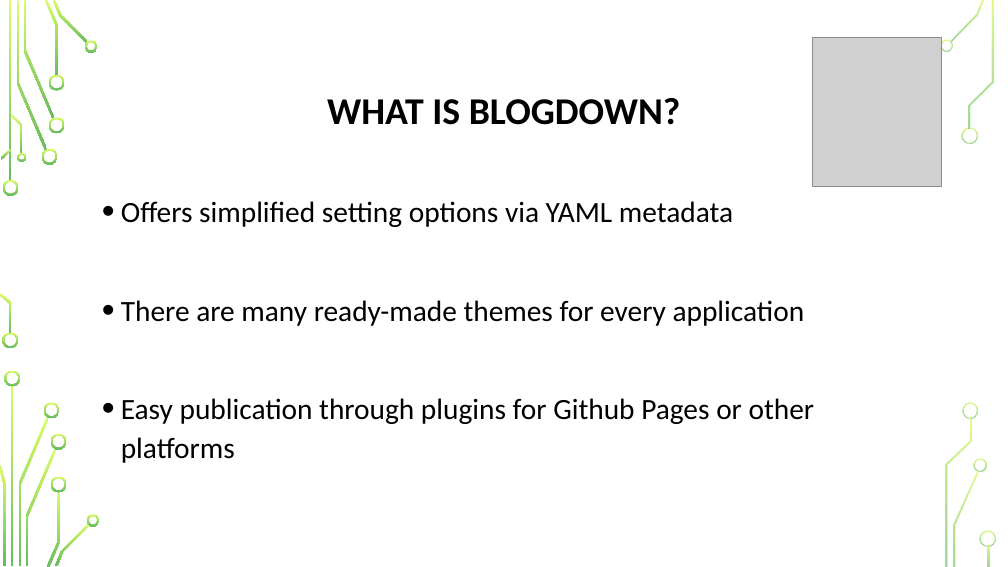
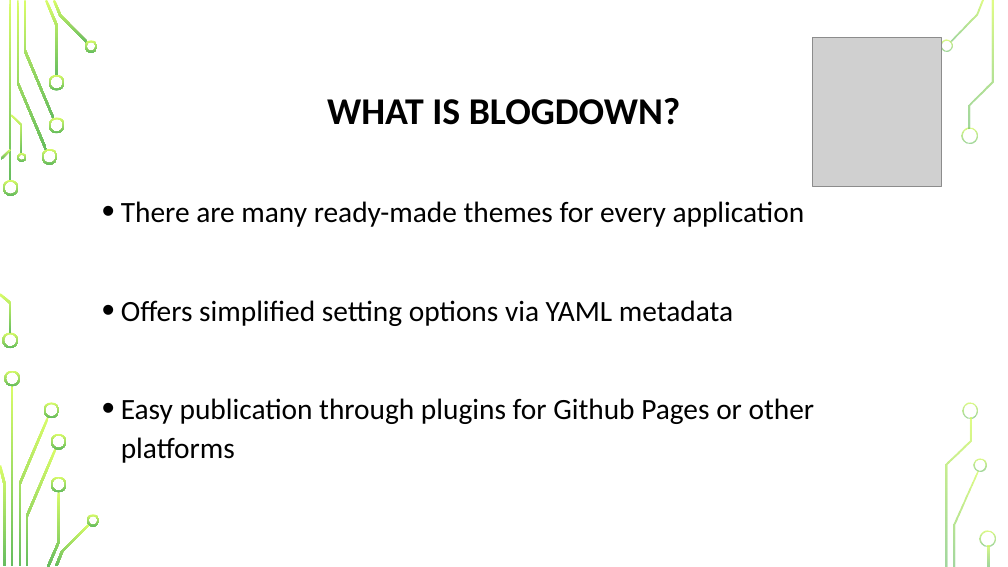
Before and after one commit to AlexanderKleine/blogdown-forcats, a slide deck: slide 4 of BlogDown&Forcats.pptx. Drawn at 1008x567 pixels with LibreOffice and Linux fonts; fonts in the diff are those of the drawing; grey boxes stand for pictures; background and template pictures are left out. Boxes give left, top, right and bottom in pixels: in the first picture for what was removed or moved away, otherwise in the second. Text is boxed around its words. In the diff, an @@ line names an element or a change of style, - is before the commit and + after.

```diff
--- a/BlogDown&Forcats.pptx
+++ b/BlogDown&Forcats.pptx
@@ text at bbox=[121, 201, 805, 227]: paragraph added @@
+• There are many ready-made themes for every application
@@ text at bbox=[121, 300, 805, 326]: paragraph removed @@
-• There are many ready-made themes for every application
```
Also in this commit, not shown: 5 other slides changed, 2 slides added, 4 other files.
